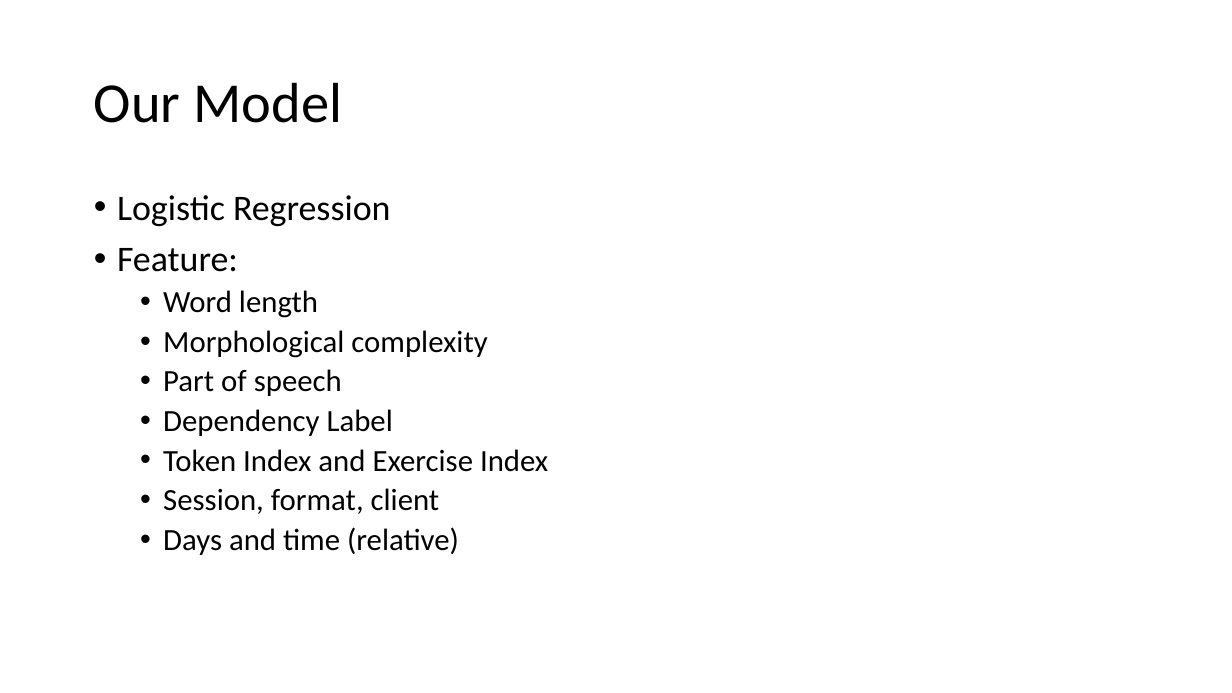
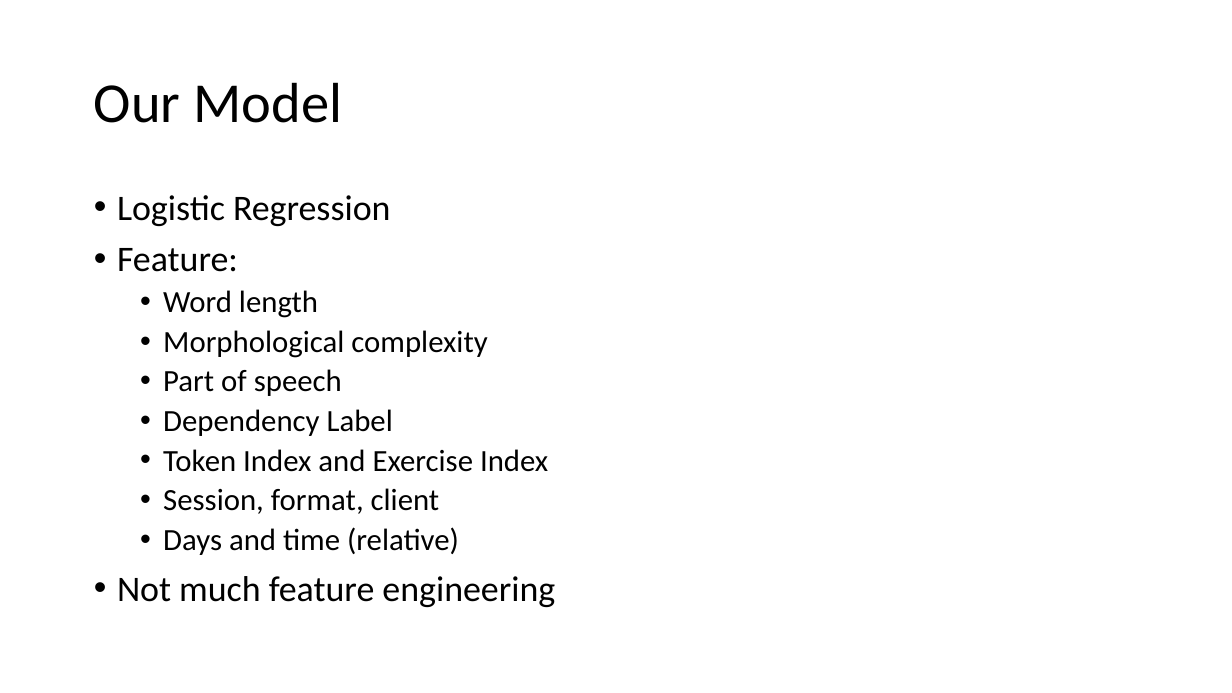
Before and after one commit to 1071-DataScience/finalproject-itsnotponpon, a slide deck: slide 6 of docs/MSLA.pptx. Drawn at 1232x693 pixels with LibreOffice and Linux fonts; fonts in the diff are those of the drawing. Boxes give left, top, right and bottom in pixels: in the first picture for what was removed or moved away, otherwise in the second. Text is boxed around its words. In the diff, an @@ line names an element or a change of style, - is before the commit and + after.

```diff
--- a/docs/MSLA.pptx
+++ b/docs/MSLA.pptx
@@ text at [117,576,555,607]: paragraph added @@
+• Not much feature engineering
```
Also in this commit, not shown: 2 other slides changed, 1 other file.
